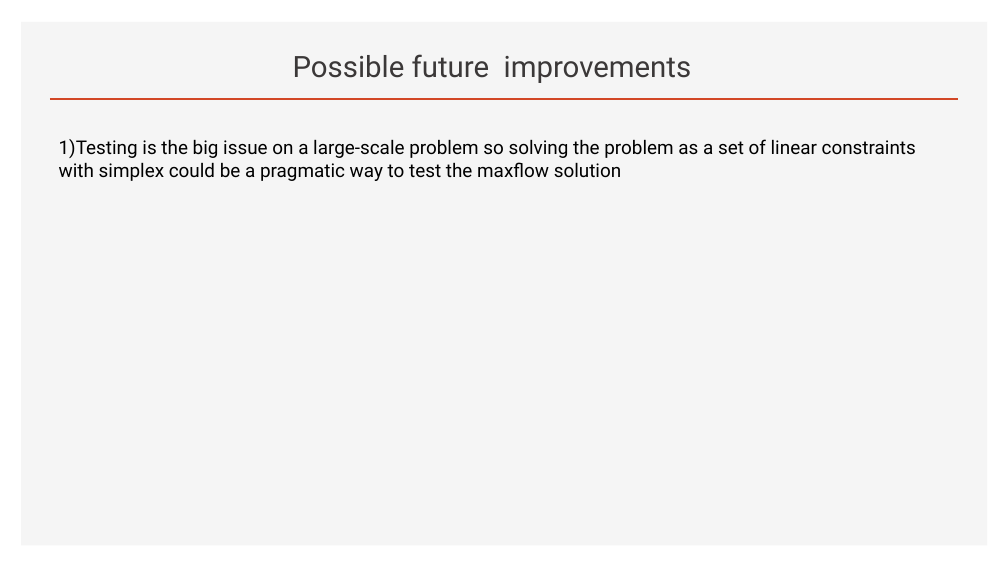
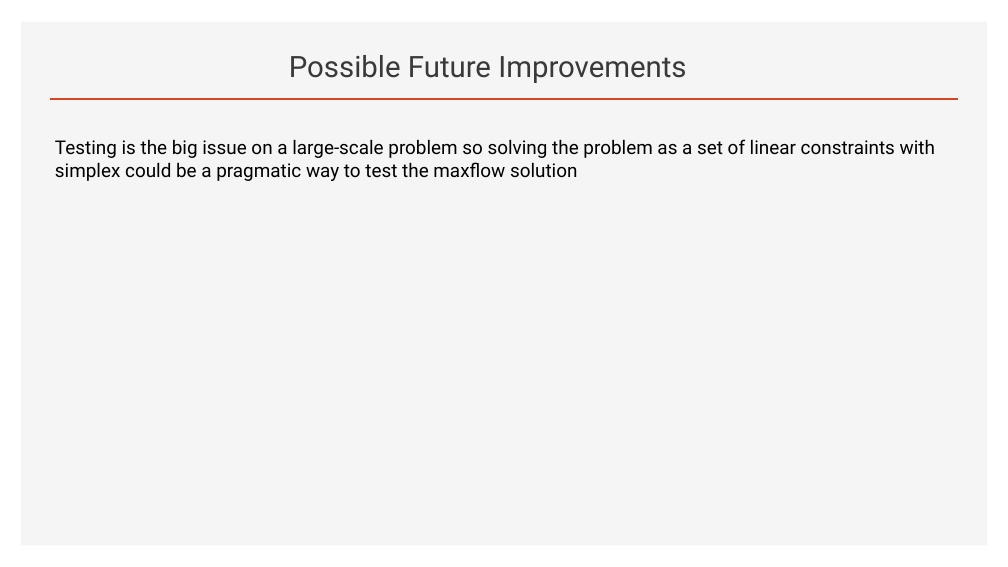
Before and after one commit to Pomona-College-CS181-SP2020/NBAelimination, a slide deck: slide 12 of Basketball-Elimination_problem.pptx. Drawn at 1008x567 pixels with LibreOffice and Linux fonts; fonts in the diff are those of the drawing. Boxes give left, top, right and bottom in pixels: in the first picture for what was removed or moved away, otherwise in the second. Text is boxed around its words. In the diff, an @@ line names an element or a change of style, - is before the commit and + after.

Commit message:
update presentation

```diff
--- a/Basketball-Elimination_problem.pptx
+++ b/Basketball-Elimination_problem.pptx
@@ title at bbox=[289, 55, 686, 83]: text changed @@
-Possible future improvements
+Possible Future Improvements
@@ text at bbox=[55, 139, 935, 181]: text changed @@
-1)Testing is the big issue on a large-scale problem so solving the problem as a set of linear constraints with simplex could be a pragmatic way to test the maxflow solution
+Testing is the big issue on a large-scale problem so solving the problem as a set of linear constraints with simplex could be a pragmatic way to test the maxflow solution
```
Also in this commit, not shown: 11 other slides changed.
